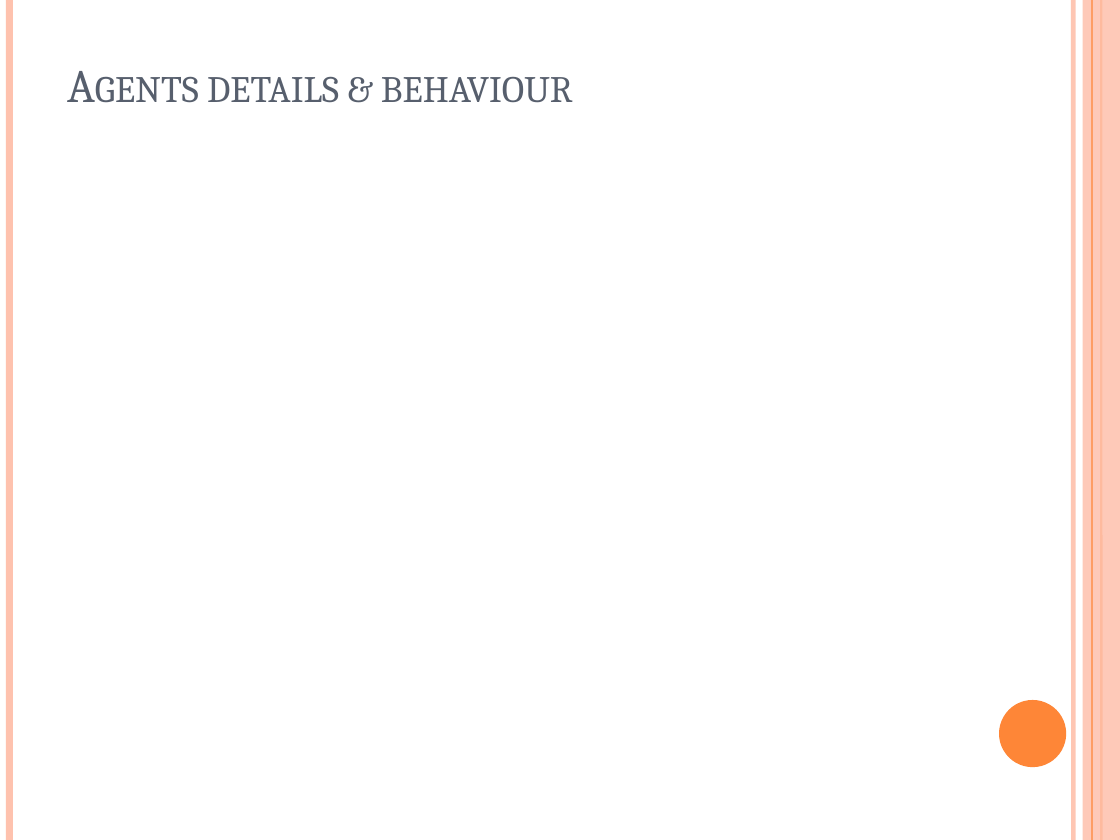
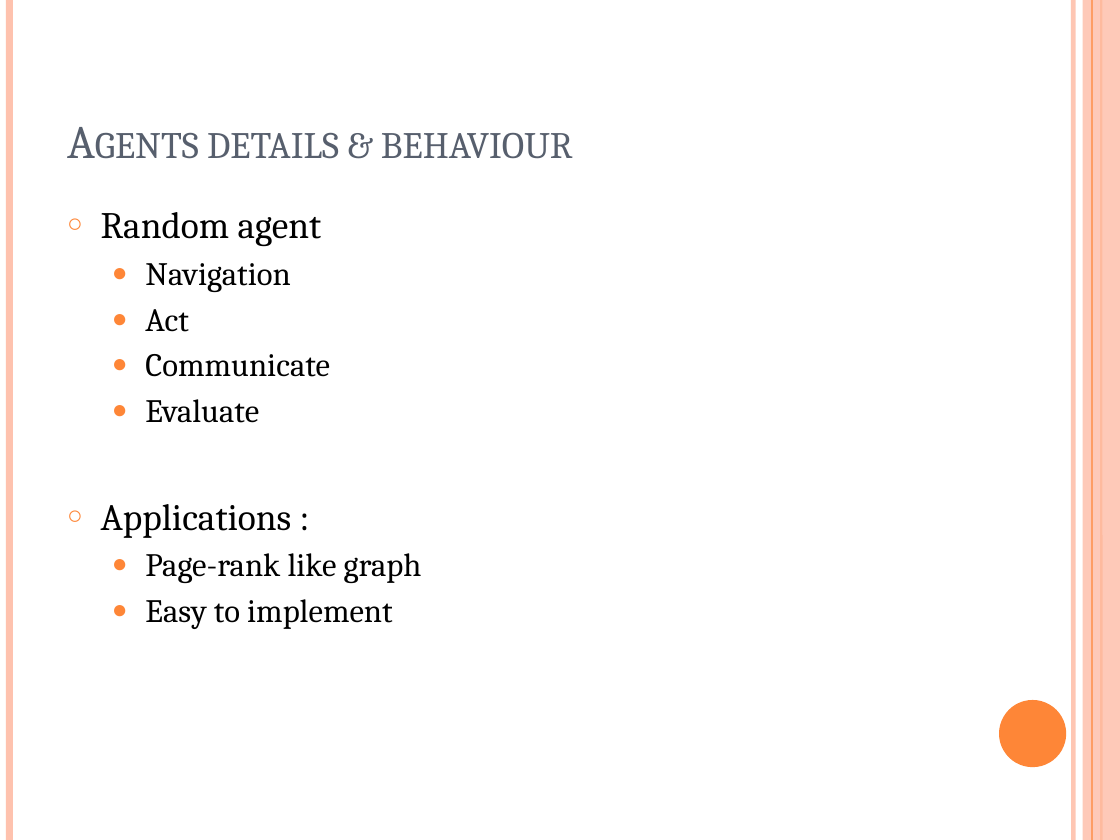
Before and after one commit to wouterbeek/DataHives, a slide deck: slide 4 of report/Bachelor presentation.pptx. Drawn at 1120x840 pixels with LibreOffice and Linux fonts; fonts in the diff are those of the drawing. Boxes give left, top, right and bottom in pixels: in the first picture for what was removed or moved away, otherwise in the second. Text is boxed around its words. In the diff, an @@ line names an element or a change of style, - is before the commit and + after.

Commit message:
Update presentation

```diff
--- a/report/Bachelor presentation.pptx
+++ b/report/Bachelor presentation.pptx
@@ title "Agents details & behaviour": place and size @@
-title "Agents details & behaviour" at (207,77,573,103)
+title "Agents details & behaviour" at (207,133,573,159)
@@ text added at (101,212,422,629), 21 pt, text #000000 @@
+○ Random agent
+  ● Navigation
+  ● Act
+  ● Communicate
+  ● Evaluate
+○ Applications :
+  ● Page-rank like graph
+  ● Easy to implement
```
Also in this commit, not shown: 5 other slides changed, 5 slides added.
